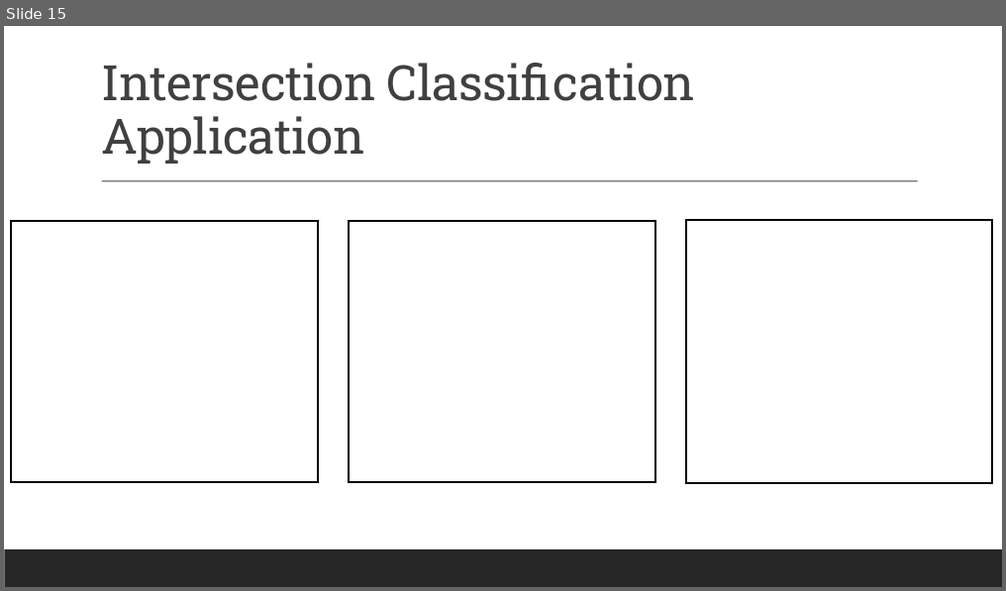
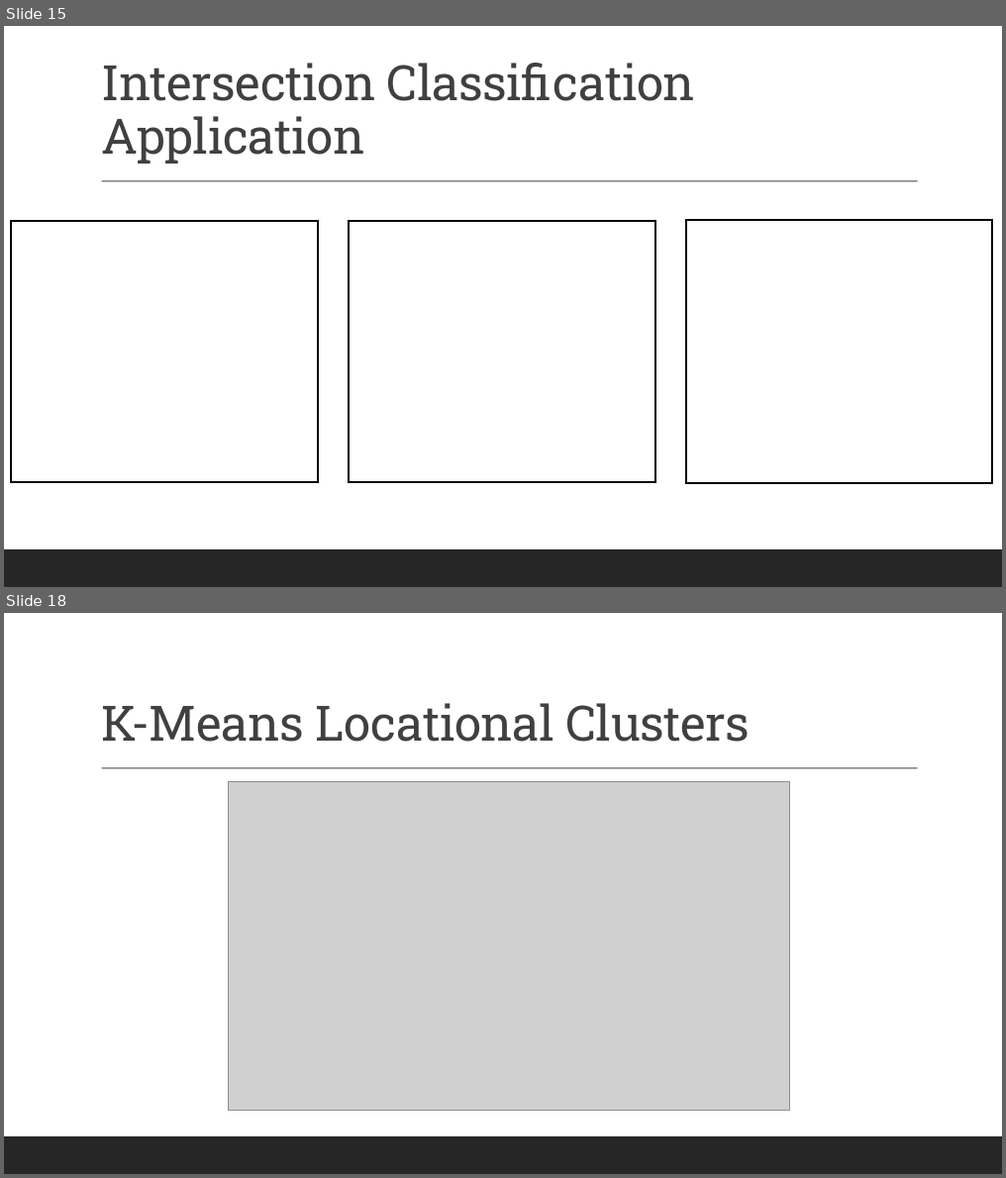
Before and after one commit to siegfrkn/csci5502-datamining-summer2022-group17, a slide deck: Group17_AnalysisOfTheEffectsOfRegulationOnRailroadSafety_Part6.pptx. Shown one above the other, each under a label of ours: slide 15 before the commit, slides 15 and 18 after it; the slides between them are not shown. The pictures are 1006x591 and 1006x1178 pixels, drawn with LibreOffice and Linux fonts; fonts in the diff are those of the drawing; grey boxes stand for pictures. Boxes give left, top, right and bottom in pixels: in the first picture for what was removed or moved away, otherwise in the second. Text is boxed around its words. In the diff, an @@ line names an element or a change of style, - is before the commit and + after.

Commit message:
location slides

```diff
--- a/Group17_AnalysisOfTheEffectsOfRegulationOnRailroadSafety_Part6.pptx
+++ b/Group17_AnalysisOfTheEffectsOfRegulationOnRailroadSafety_Part6.pptx
@@ slide 18 added at (4, 613, 1002, 1174), background #FFFFFF; not listed: 2 template elements that a slide beside it also shows @@
@@ title added at (101, 703, 749, 742), 47 pt, text #404040 @@
+K-Means Locational Clusters
@@ picture added at (229, 781, 790, 1110) @@
```
Also in this commit, not shown: 4 slides changed, 3 other slides added.
